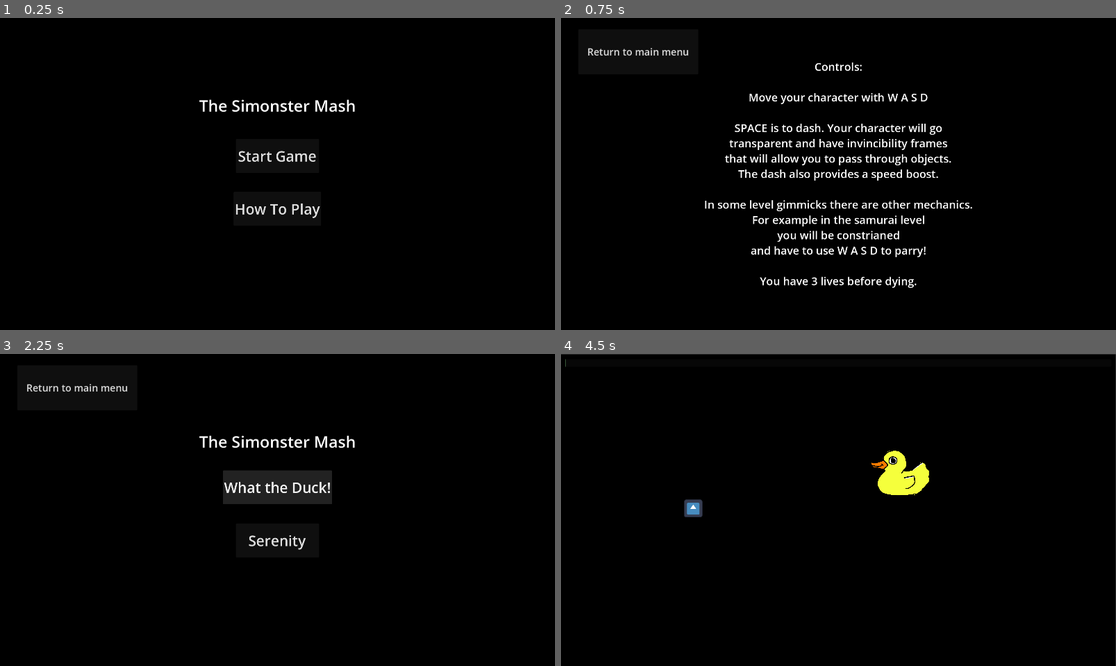
Above: before the commit, frames 1-4 (two rows, left to right).
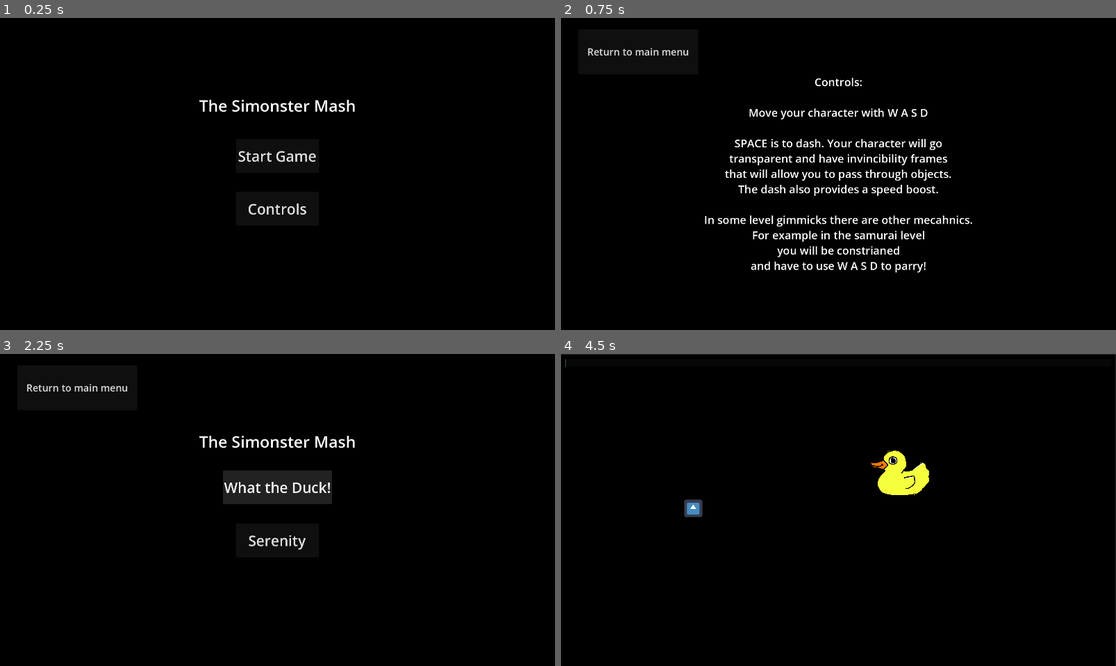
Above: after the commit, the same moments.

Repository: SimonDuPlooyGit/Just-Shapes-and-Beats-2-JK
Game: Godot game, scene res://Scenes/MainMenu.tscn
Two runs of this game, one before a commit and one after it. Both use one fixed random seed, a clock stepped at 60 frames per second and the inputs below. The engine's default icon, where the game draws it, is replaced by a stand-in: a white triangle on a blue panel in a dark square. Sound files missing from this copy of the repository are replaced by a short silence.
Inputs:
- Up to frame 1 (0.25 s): no input
- Up to frame 2 (0.75 s): click "How To Play" (after the commit: "Controls") at 0.5 s
- Up to frame 3 (2.25 s): click "Return to main menu" at 1.25 s; click "Start Game" at 2 s
- Up to frame 4 (4.5 s): click "Return to main menu" at 2.75 s; click "Start Game" at 3.5 s; click "What the Duck!" at 4.25 s

The runs differ from the first frame. In frame 1, 0.3% of the frame differs, in the area x 42-58%, y 59-65%; in frame 2, 6.5%, in the area x 25-75%, y 14-87%; in frame 3, less than 0.1%; in frame 4, nothing differs.

Commit message:
Revert "How to play menu"
This reverts commit d1525fae424d95321b9052665a4674c5bb6aa871.

Diff:
--- a/prototype2rhythm/Scenes/MainMenu.tscn
+++ b/prototype2rhythm/Scenes/MainMenu.tscn
@@ -62,7 +62,7 @@
 grow_horizontal = 2
 grow_vertical = 2
 theme_override_font_sizes/font_size = 50
-text = "How To Play
+text = "Controls
 "
 
 [connection signal="pressed" from="Startgame" to="." method="change_to_levels"]
--- a/prototype2rhythm/Scenes/controls.tscn
+++ b/prototype2rhythm/Scenes/controls.tscn
@@ -25,9 +25,9 @@
 anchor_right = 0.5
 anchor_bottom = 0.5
 offset_left = -480.0
-offset_top = -436.0
+offset_top = -384.0
 offset_right = 480.0
-offset_bottom = 436.0
+offset_bottom = 384.0
 grow_horizontal = 2
 grow_vertical = 2
 theme_override_font_sizes/normal_font_size = 38
@@ -40,12 +40,10 @@
 that will allow you to pass through objects.
 The dash also provides a speed boost.
 
-In some level gimmicks there are other mechanics.
+In some level gimmicks there are other mecahnics.
 For example in the samurai level
 you will be constrianed
-and have to use W A S D to parry!
-
-You have 3 lives before dying."
+and have to use W A S D to parry!"
 horizontal_alignment = 1
 vertical_alignment = 1
 
